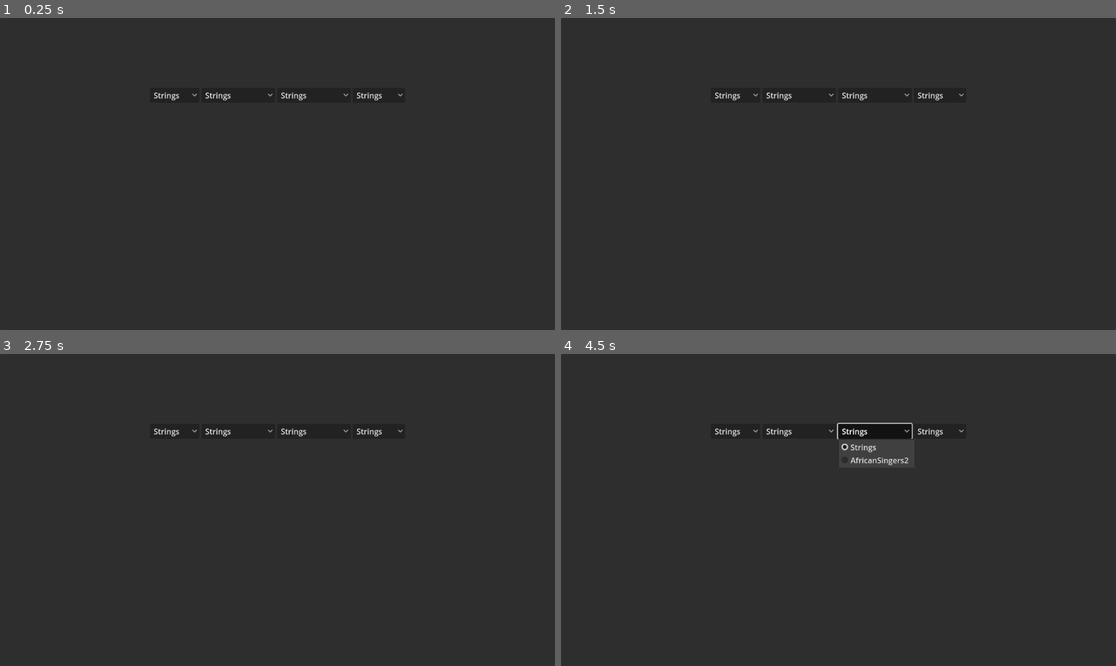
Above: before the commit, frames 1-4 (two rows, left to right).
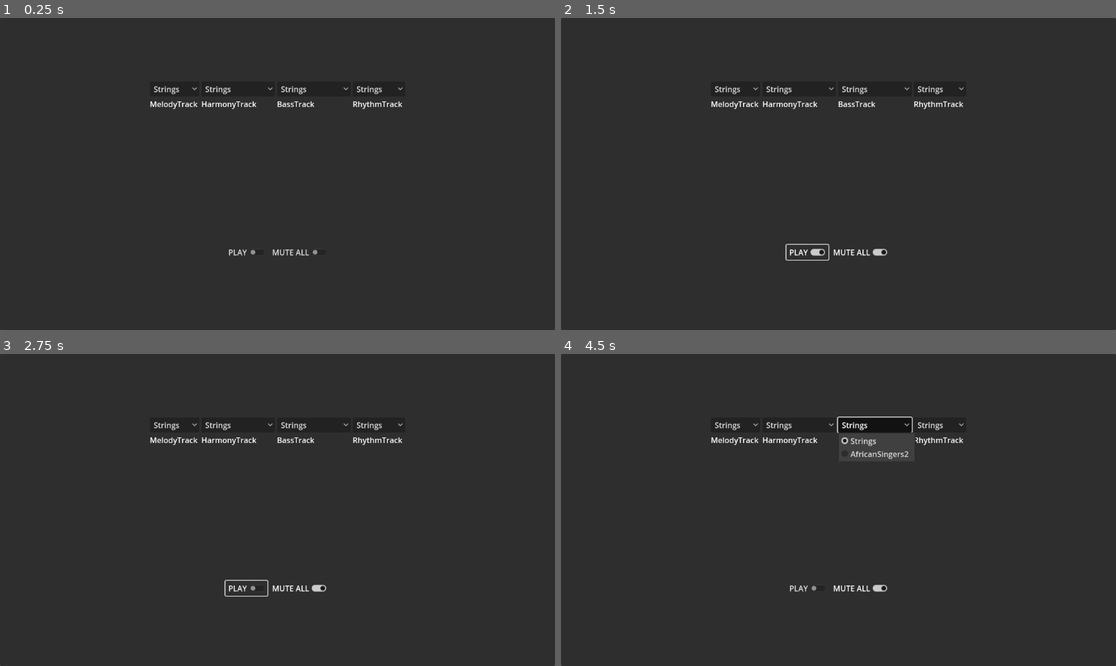
Above: after the commit, the same moments.

Repository: dkomnen/game_resources_mega_repo
Game: Godot game, scene res://scenes/ComposerTestEnv.tscn
Two runs of this game, one before a commit and one after it. Both use one fixed random seed, a clock stepped at 60 frames per second and the inputs below. This scene is started directly instead of the project's main scene.
Inputs (mouse positions are in pixels of both pictures, inside the frame that each line leads up to):
- Up to frame 1 (0.25 s): no input
- Up to frame 2 (1.5 s): click (860, 252) at 0.5 s, where only the run after the commit has a clickable "MUTE ALL"; click (805, 252) at 1.25 s, where only the run after the commit has a clickable "PLAY"
- Up to frame 3 (2.75 s): click (244, 588) at 2 s, where only the run after the commit has a clickable "PLAY"
- Up to frame 4 (4.5 s): click "Strings" at 2.75 s; click "Strings" at 3.5 s; click "Strings" at 4.25 s

The runs differ from the first frame. In frame 1, 1.0% of the frame differs, in the area x 27-73%, y 21-77%; in frame 2, 1.1%; in frame 3, 1.1%; in frame 4, 1.9%, in the area x 27-73%, y 20-77%.

Commit message:
labels, toggles

Diff:
--- a/godot_jam_55/entities/music_composer/Composer.gd
+++ b/godot_jam_55/entities/music_composer/Composer.gd
@@ -15,7 +15,6 @@
 		current_streams[track] = track.initial_stream
 		track.initial_stream.set_volume_db(track.initial_stream.previous_volume)
 
-	play_all_tracks()
 
 func crossfade(stream_out: AudioStreamPlayer2D, stream_in: AudioStreamPlayer2D):
 	var tween_out = create_tween()
--- a/godot_jam_55/entities/music_composer/audio_track.gd
+++ b/godot_jam_55/entities/music_composer/audio_track.gd
@@ -8,19 +8,15 @@
     for stream in streams:
         stream.save_volume()
         stream.set_volume_db(-80)
-    print(name + " muted")
 
 func unmute():
     for stream in streams:
         stream.set_volume_db(stream.previous_volume)
-    print(name + " unmuted")
 
 func start_all_streams():
     for stream in streams:
         stream.play()
-    print(name + " started")
 
 func stop_all_streams():
     for stream in streams:
         stream.stop()
-    print(name + " stopped")
--- a/godot_jam_55/entities/music_composer/composer.tscn
+++ b/godot_jam_55/entities/music_composer/composer.tscn
@@ -50,7 +50,7 @@
 
 [node name="AfricanSingers2" type="AudioStreamPlayer2D" parent="BassTrack"]
 stream = ExtResource("9_ybthq")
-volume_db = 3.0
+volume_db = 6.0
 script = ExtResource("4_aaa8i")
 
 [node name="RhythmTrack" type="Node" parent="." node_paths=PackedStringArray("initial_stream")]
--- a/godot_jam_55/scenes/ComposerTestEnv.tscn
+++ b/godot_jam_55/scenes/ComposerTestEnv.tscn
@@ -8,9 +8,10 @@
 [node name="Composer" parent="." instance=ExtResource("1_ypfqa")]
 crossfade_floor = -40.0
 
-[node name="UI" type="CanvasLayer" parent="." node_paths=PackedStringArray("dropdowns_parent")]
+[node name="UI" type="CanvasLayer" parent="." node_paths=PackedStringArray("dropdowns_parent", "toggles_parent")]
 script = ExtResource("2_7f7ts")
-dropdowns_parent = NodePath("PanelContainer/VBoxContainer/CenterContainer/HBoxContainer")
+dropdowns_parent = NodePath("PanelContainer/VBoxContainer/CenterContainer/Dropdowns")
+toggles_parent = NodePath("PanelContainer/VBoxContainer/CenterContainer2/Toggles")
 
 [node name="PanelContainer" type="PanelContainer" parent="UI"]
 anchors_preset = 15
@@ -27,10 +28,15 @@
 size_flags_horizontal = 3
 size_flags_vertical = 3
 
-[node name="HBoxContainer" type="HBoxContainer" parent="UI/PanelContainer/VBoxContainer/CenterContainer"]
+[node name="Dropdowns" type="HBoxContainer" parent="UI/PanelContainer/VBoxContainer/CenterContainer"]
+layout_mode = 2
+size_flags_vertical = 2
+
+[node name="CenterContainer2" type="CenterContainer" parent="UI/PanelContainer/VBoxContainer"]
+layout_mode = 2
+size_flags_horizontal = 3
+size_flags_vertical = 3
+
+[node name="Toggles" type="HBoxContainer" parent="UI/PanelContainer/VBoxContainer/CenterContainer2"]
 layout_mode = 2
 size_flags_vertical = 3
-
-[node name="HBoxContainer2" type="HBoxContainer" parent="UI/PanelContainer/VBoxContainer"]
-layout_mode = 2
-size_flags_vertical = 3
--- a/godot_jam_55/scenes/composer_test_ui.gd
+++ b/godot_jam_55/scenes/composer_test_ui.gd
@@ -1,20 +1,59 @@
 extends CanvasLayer
 
 @export var dropdowns_parent: Node
+@export var toggles_parent: Node
 
 @onready var composer = get_node("../Composer")
 @onready var tracks := composer.get_children()
 
-var streams_dropdowns: Array[OptionButton]
+func _ready():
+	_add_dropdowns()
+	_add_toggles()
 
-func _ready():
 
+func _add_dropdowns():
 	for track in tracks:
+		var labeled_button := VBoxContainer.new()
+		labeled_button.alignment = BoxContainer.ALIGNMENT_CENTER
+		labeled_button.size_flags_horizontal = Control.SIZE_EXPAND
+
 		var button := OptionButton.new()
-		streams_dropdowns.push_back(button)
 		button.item_selected.connect(composer._on_stream_selected.bind(track))
 
 		for stream in track.streams:
 			button.add_item(stream.name)
 
-		dropdowns_parent.add_child(button)
+		labeled_button.add_child(button)
+		labeled_button.add_child(_get_dropdown_label(track))
+
+		dropdowns_parent.add_child(labeled_button)
+
+func _get_dropdown_label(track) -> Label:
+	var label := Label.new()
+	label.text = track.name
+	return label
+
+
+func _add_toggles():
+	var play_toggle := CheckButton.new()
+	play_toggle.text = "PLAY"
+	play_toggle.toggled.connect(_play_stop_toggle)
+	toggles_parent.add_child(play_toggle)
+
+	var mute_toggle := CheckButton.new()
+	mute_toggle.text = "MUTE ALL"
+	mute_toggle.toggled.connect(_mute_unmute_toggle)
+	toggles_parent.add_child(mute_toggle)
+
+
+func _play_stop_toggle(pressed: bool):
+	if pressed:
+		composer.play_all_tracks()
+	else:
+		composer.stop_all_tracks()
+
+func _mute_unmute_toggle(pressed: bool):
+	if pressed:
+		composer.mute_all_tracks()
+	else:
+		composer.unmute_all_tracks()
